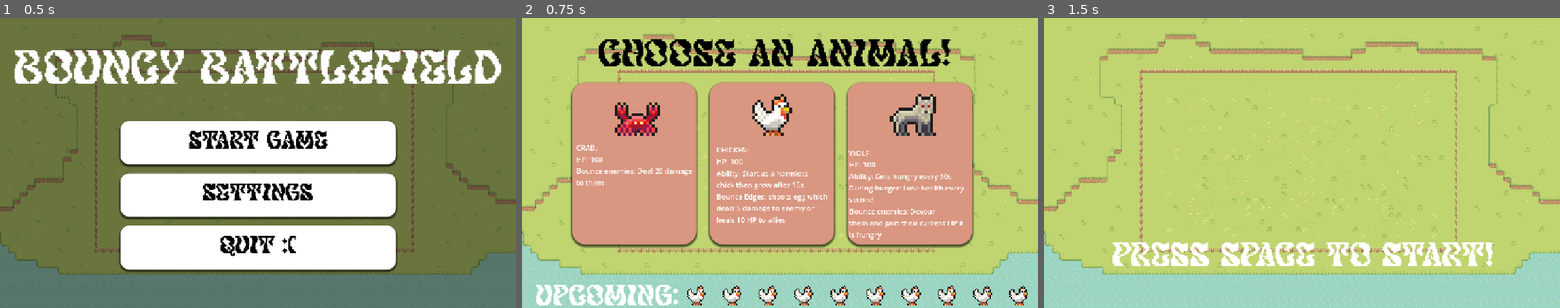
Above: before the commit, frames 1-3 (left to right).
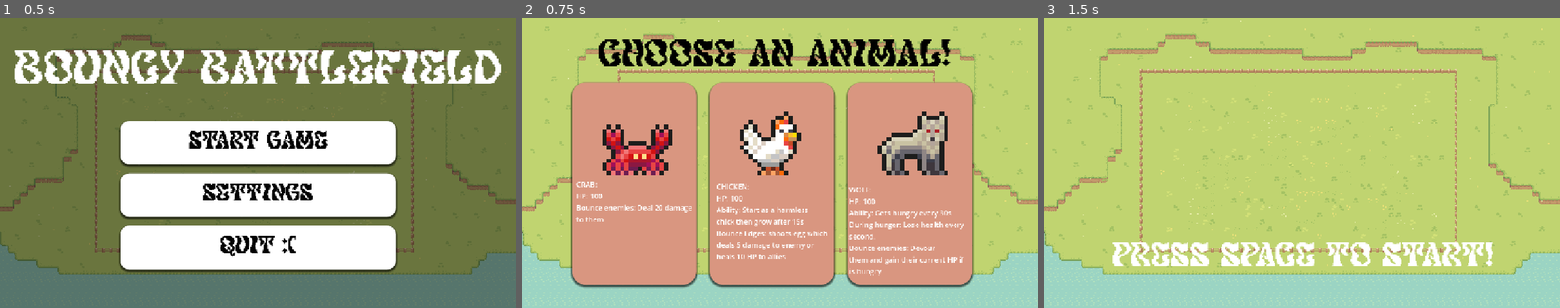
Above: after the commit, the same moments.

Repository: NNKD-Kevin/haven-project
Game: Godot game, scene res://scenes/main_menu.tscn
The game is run twice, just before and just after one commit, with the same random seed, the same clock (stepped at 60 frames per second) and the same inputs.
Inputs (mouse positions are in pixels of both pictures, inside the frame that each line leads up to; where the layout moved, square brackets give the same spot in the first picture):
- Up to frame 1 (0.5 s): no input
- Up to frame 2 (0.75 s): click "START GAME" at 0.5 s
- Up to frame 3 (1.5 s): click (1157, 183) [1157, 163] at 1.25 s

Frame 1 is identical in both runs. In frame 2, 24% of the frame differs, in the area x 2-98%, y 26-100%; in frame 3, nothing differs.

Commit message:
I am so cooked by Git

Diff:
--- a/haven-game/scenes/main.tscn
+++ b/haven-game/scenes/main.tscn
@@ -431,6 +431,7 @@
 text = "Choose an animal!"
 
 [node name="HBoxContainer" type="HBoxContainer" parent="Recruit" unique_id=2060210887]
+visible = false
 anchors_preset = 3
 anchor_left = 1.0
 anchor_top = 1.0
@@ -439,7 +440,7 @@
 offset_left = -1040.0
 offset_top = -504.0
 offset_right = -147.0
-offset_bottom = -142.0
+offset_bottom = -52.0
 grow_horizontal = 0
 grow_vertical = 0
 size_flags_horizontal = 4
@@ -454,8 +455,8 @@
 theme_override_styles/hover = SubResource("StyleBoxFlat_tipki")
 
 [node name="AnimatedSprite2D" type="AnimatedSprite2D" parent="Recruit/HBoxContainer/Option1" unique_id=470237730]
-position = Vector2(145.6, 68.656006)
-scale = Vector2(1.6, 1.546)
+position = Vector2(146, 132)
+scale = Vector2(2.4583333, 2.375)
 sprite_frames = SubResource("SpriteFrames_ejki1")
 animation = &"Pig"
 
@@ -464,9 +465,9 @@
 [node name="Chicken" type="Label" parent="Recruit/HBoxContainer/Option1/Description" unique_id=1594253500]
 visible = false
 offset_left = 127.0
-offset_top = 286.0
-offset_right = 380.0
-offset_bottom = 491.0
+offset_top = 368.0
+offset_right = 366.0
+offset_bottom = 573.0
 theme_override_colors/font_color = Color(1, 1, 1, 1)
 text = "CHICKEN:
 HP: 100
@@ -479,9 +480,9 @@
 [node name="Crab" type="Label" parent="Recruit/HBoxContainer/Option1/Description" unique_id=1355037722]
 visible = false
 offset_left = 121.0
-offset_top = 278.0
-offset_right = 385.0
-offset_bottom = 379.0
+offset_top = 360.0
+offset_right = 298.0
+offset_bottom = 461.0
 text = "CRAB:
 HP: 100
 Bounce enemies: Deal 20 damage
@@ -490,9 +491,9 @@
 [node name="Wolf" type="Label" parent="Recruit/HBoxContainer/Option1/Description" unique_id=1730292845]
 visible = false
 offset_left = 123.0
-offset_top = 286.0
-offset_right = 384.0
-offset_bottom = 491.0
+offset_top = 368.0
+offset_right = 379.0
+offset_bottom = 573.0
 text = "WOLF:
 HP: 100
 Ability: Gets hungry every 30s
@@ -505,9 +506,9 @@
 [node name="Turtle" type="Label" parent="Recruit/HBoxContainer/Option1/Description" unique_id=1010673536]
 visible = false
 offset_left = 133.0
-offset_top = 306.0
-offset_right = 341.0
-offset_bottom = 433.0
+offset_top = 388.0
+offset_right = 299.0
+offset_bottom = 489.0
 text = "Turtle:
 HP: 250
 Ability: Moves super slowly
@@ -522,8 +523,8 @@
 theme_override_styles/hover = SubResource("StyleBoxFlat_ya4ey")
 
 [node name="AnimatedSprite2D" type="AnimatedSprite2D" parent="Recruit/HBoxContainer/Option2" unique_id=942982636]
-position = Vector2(145.6, 68.656006)
-scale = Vector2(1.6, 1.546)
+position = Vector2(146, 132)
+scale = Vector2(2.4583333, 2.375)
 sprite_frames = SubResource("SpriteFrames_ejki1")
 animation = &"Chicken"
 
@@ -532,9 +533,9 @@
 [node name="Chicken" type="Label" parent="Recruit/HBoxContainer/Option2/Description" unique_id=1777556338]
 visible = false
 offset_left = 434.0
-offset_top = 283.0
+offset_top = 365.0
 offset_right = 687.0
-offset_bottom = 488.0
+offset_bottom = 570.0
 text = "CHICKEN:
 HP: 100
 Ability: Start as a harmless
@@ -546,9 +547,9 @@
 [node name="Crab" type="Label" parent="Recruit/HBoxContainer/Option2/Description" unique_id=238386412]
 visible = false
 offset_left = 428.0
-offset_top = 275.0
+offset_top = 357.0
 offset_right = 753.0
-offset_bottom = 376.0
+offset_bottom = 458.0
 text = "CRAB:
 HP: 100
 Bounce enemies: Deal 20 damage
@@ -557,9 +558,9 @@
 [node name="Wolf" type="Label" parent="Recruit/HBoxContainer/Option2/Description" unique_id=2116058121]
 visible = false
 offset_left = 430.0
-offset_top = 283.0
+offset_top = 365.0
 offset_right = 691.0
-offset_bottom = 488.0
+offset_bottom = 570.0
 text = "WOLF:
 HP: 100
 Ability: Gets hungry every 30s
@@ -572,9 +573,9 @@
 [node name="Turtle" type="Label" parent="Recruit/HBoxContainer/Option2/Description" unique_id=1302726393]
 visible = false
 offset_left = 440.0
-offset_top = 303.0
+offset_top = 385.0
 offset_right = 648.0
-offset_bottom = 430.0
+offset_bottom = 512.0
 text = "Turtle:
 HP: 250
 Ability: Moves super slowly
@@ -589,8 +590,8 @@
 theme_override_styles/hover = SubResource("StyleBoxFlat_trceg")
 
 [node name="AnimatedSprite2D" type="AnimatedSprite2D" parent="Recruit/HBoxContainer/Option3" unique_id=1029671725]
-position = Vector2(145.6, 68.656006)
-scale = Vector2(1.6, 1.546)
+position = Vector2(146, 132)
+scale = Vector2(2.4583333, 2.375)
 sprite_frames = SubResource("SpriteFrames_ejki1")
 animation = &"Pig"
 
@@ -599,9 +600,9 @@
 [node name="Chicken" type="Label" parent="Recruit/HBoxContainer/Option3/Description" unique_id=2070239563]
 visible = false
 offset_left = 734.0
-offset_top = 290.0
+offset_top = 372.0
 offset_right = 987.0
-offset_bottom = 495.0
+offset_bottom = 577.0
 text = "CHICKEN:
 HP: 100
 Ability: Start as a harmless
@@ -613,9 +614,9 @@
 [node name="Crab" type="Label" parent="Recruit/HBoxContainer/Option3/Description" unique_id=1478753113]
 visible = false
 offset_left = 728.0
-offset_top = 282.0
+offset_top = 364.0
 offset_right = 988.0
-offset_bottom = 383.0
+offset_bottom = 465.0
 text = "CRAB:
 HP: 100
 Bounce enemies: Deal 20 damage
@@ -624,9 +625,9 @@
 [node name="Wolf" type="Label" parent="Recruit/HBoxContainer/Option3/Description" unique_id=449911850]
 visible = false
 offset_left = 730.0
-offset_top = 290.0
+offset_top = 372.0
 offset_right = 991.0
-offset_bottom = 495.0
+offset_bottom = 577.0
 text = "WOLF:
 HP: 100
 Ability: Gets hungry every 30s
@@ -639,9 +640,9 @@
 [node name="Turtle" type="Label" parent="Recruit/HBoxContainer/Option3/Description" unique_id=690638462]
 visible = false
 offset_left = 740.0
-offset_top = 310.0
+offset_top = 392.0
 offset_right = 948.0
-offset_bottom = 437.0
+offset_bottom = 519.0
 text = "Turtle:
 HP: 250
 Ability: Moves super slowly
@@ -661,6 +662,7 @@
 layer_3/tile_data = PackedInt32Array(458765, 65537, 0, 458809, 196609, 0, 2097165, 65537, 2, 2097209, 196609, 2, 209716 …(5998 unchanged characters)…
 
 [node name="AudioStreamPlayer2D" type="AudioStreamPlayer2D" parent="." unique_id=898344478]
+visible = false
 stream = ExtResource("9_85g3d")
 autoplay = true
 
@@ -682,114 +684,6 @@
 libraries/ = SubResource("AnimationLibrary_ya4ey")
 autoplay = &"pulse"
 
-[node name="Upcoming Enemy2" type="Node" parent="." unique_id=462890671]
-
-[node name="Upcoming_sprite" type="HBoxContainer" parent="Upcoming Enemy2" unique_id=1244262470]
-offset_left = 254.0
-offset_top = -7.0
-offset_right = 1278.0
-offset_bottom = 33.0
-theme_override_constants/separation = 80
-
-[node name="U1" type="Control" parent="Upcoming Enemy2/Upcoming_sprite" unique_id=1735834865]
-layout_mode = 2
-
-[node name="U1" type="AnimatedSprite2D" parent="Upcoming Enemy2/Upcoming_sprite/U1" unique_id=455952564]
-position = Vector2(138, 625)
-scale = Vector2(0.75, 0.725)
-sprite_frames = SubResource("SpriteFrames_ejki1")
-animation = &"Chicken"
-
-[node name="U2" type="Control" parent="Upcoming Enemy2/Upcoming_sprite" unique_id=1615060038]
-layout_mode = 2
-
-[node name="U2" type="AnimatedSprite2D" parent="Upcoming Enemy2/Upcoming_sprite/U2" unique_id=2047723757]
-position = Vector2(138, 625)
-scale = Vector2(0.75, 0.725)
-sprite_frames = SubResource("SpriteFrames_ejki1")
-animation = &"Chicken"
-
-[node name="U3" type="Control" parent="Upcoming Enemy2/Upcoming_sprite" unique_id=1484218996]
-layout_mode = 2
-
-[node name="U3" type="AnimatedSprite2D" parent="Upcoming Enemy2/Upcoming_sprite/U3" unique_id=394175441]
-position = Vector2(138, 625)
-scale = Vector2(0.75, 0.725)
-sprite_frames = SubResource("SpriteFrames_ejki1")
-animation = &"Chicken"
-
-[node name="U4" type="Control" parent="Upcoming Enemy2/Upcoming_sprite" unique_id=1683139596]
-layout_mode = 2
-
-[node name="U4" type="AnimatedSprite2D" parent="Upcoming Enemy2/Upcoming_sprite/U4" unique_id=150339829]
-position = Vector2(138, 625)
-scale = Vector2(0.75, 0.725)
-sprite_frames = SubResource("SpriteFrames_ejki1")
-animation = &"Chicken"
-
-[node name="U5" type="Control" parent="Upcoming Enemy2/Upcoming_sprite" unique_id=811006567]
-layout_mode = 2
-
-[node name="U5" type="AnimatedSprite2D" parent="Upcoming Enemy2/Upcoming_sprite/U5" unique_id=377517715]
-position = Vector2(138, 625)
-scale = Vector2(0.75, 0.725)
-sprite_frames = SubResource("SpriteFrames_ejki1")
-animation = &"Chicken"
-
-[node name="U6" type="Control" parent="Upcoming Enemy2/Upcoming_sprite" unique_id=1144104837]
-layout_mode = 2
-
-[node name="U6" type="AnimatedSprite2D" parent="Upcoming Enemy2/Upcoming_sprite/U6" unique_id=919899991]
-position = Vector2(138, 625)
-scale = Vector2(0.75, 0.725)
-sprite_frames = SubResource("SpriteFrames_ejki1")
-animation = &"Chicken"
-
-[node name="U7" type="Control" parent="Upcoming Enemy2/Upcoming_sprite" unique_id=605567567]
-layout_mode = 2
-
-[node name="U7" type="AnimatedSprite2D" parent="Upcoming Enemy2/Upcoming_sprite/U7" unique_id=2115793594]
-position = Vector2(138, 625)
-scale = Vector2(0.75, 0.725)
-sprite_frames = SubResource("SpriteFrames_ejki1")
-animation = &"Chicken"
-
-[node name="U8" type="Control" parent="Upcoming Enemy2/Upcoming_sprite" unique_id=1182379393]
-layout_mode = 2
-
-[node name="U8" type="AnimatedSprite2D" parent="Upcoming Enemy2/Upcoming_sprite/U8" unique_id=359949791]
-position = Vector2(138, 625)
-scale = Vector2(0.75, 0.725)
-sprite_frames = SubResource("SpriteFrames_ejki1")
-animation = &"Chicken"
-
-[node name="U9" type="Control" parent="Upcoming Enemy2/Upcoming_sprite" unique_id=1651716045]
-layout_mode = 2
-
-[node name="U9" type="AnimatedSprite2D" parent="Upcoming Enemy2/Upcoming_sprite/U9" unique_id=10572739]
-position = Vector2(138, 625)
-scale = Vector2(0.75, 0.725)
-sprite_frames = SubResource("SpriteFrames_ejki1")
-animation = &"Chicken"
-
-[node name="U10" type="Control" parent="Upcoming Enemy2/Upcoming_sprite" unique_id=32590777]
-layout_mode = 2
-
-[node name="U10" type="AnimatedSprite2D" parent="Upcoming Enemy2/Upcoming_sprite/U10" unique_id=1224697527]
-position = Vector2(138, 625)
-scale = Vector2(0.75, 0.725)
-sprite_frames = SubResource("SpriteFrames_ejki1")
-animation = &"Chicken"
-
-[node name="Upcoming" type="Label" parent="Upcoming Enemy2" unique_id=1224995559]
-offset_left = 30.0
-offset_top = 597.0
-offset_right = 351.0
-offset_bottom = 657.0
-theme_override_fonts/font = ExtResource("2_85g3d")
-theme_override_font_sizes/font_size = 60
-text = "Upcoming:"
-
 [connection signal="pressed" from="Recruit/HBoxContainer/Option1" to="Recruit/HBoxContainer" method="_on_option_1_pressed"]
 [connection signal="pressed" from="Recruit/HBoxContainer/Option2" to="Recruit/HBoxContainer" method="_on_option_2_pressed"]
 [connection signal="pressed" from="Recruit/HBoxContainer/Option3" to="Recruit/HBoxContainer" method="_on_option_3_pressed"]
--- a/haven-game/script/recruit.gd
+++ b/haven-game/script/recruit.gd
@@ -22,8 +22,6 @@
 @onready var descriptions=[description1,description2,description3]
 var index=0
 @onready var center_container: CenterContainer = $"../../CenterContainer"
-@onready var upcoming_sprite: HBoxContainer = $"../../Upcoming Enemy2/Upcoming_sprite"
-@onready var upcoming: Label = $"../../Upcoming Enemy2/Upcoming"
 
 
 
@@ -32,10 +30,6 @@
 func choose():
 	randomize()
 	h_box_container.visible = true
-	if upcoming_sprite:
-		upcoming_sprite.visible = true
-	if upcoming:
-		upcoming.visible = true
 	if label:
 		label.visible = true
 	for option in options:
@@ -69,10 +63,6 @@
 func hideall():
 	hide()
 	label.hide()
-	if upcoming_sprite:
-		upcoming_sprite.visible = false
-	if upcoming:
-		upcoming.visible = false
 	for description in descriptions:
 		for i in description:
 			i.hide()
